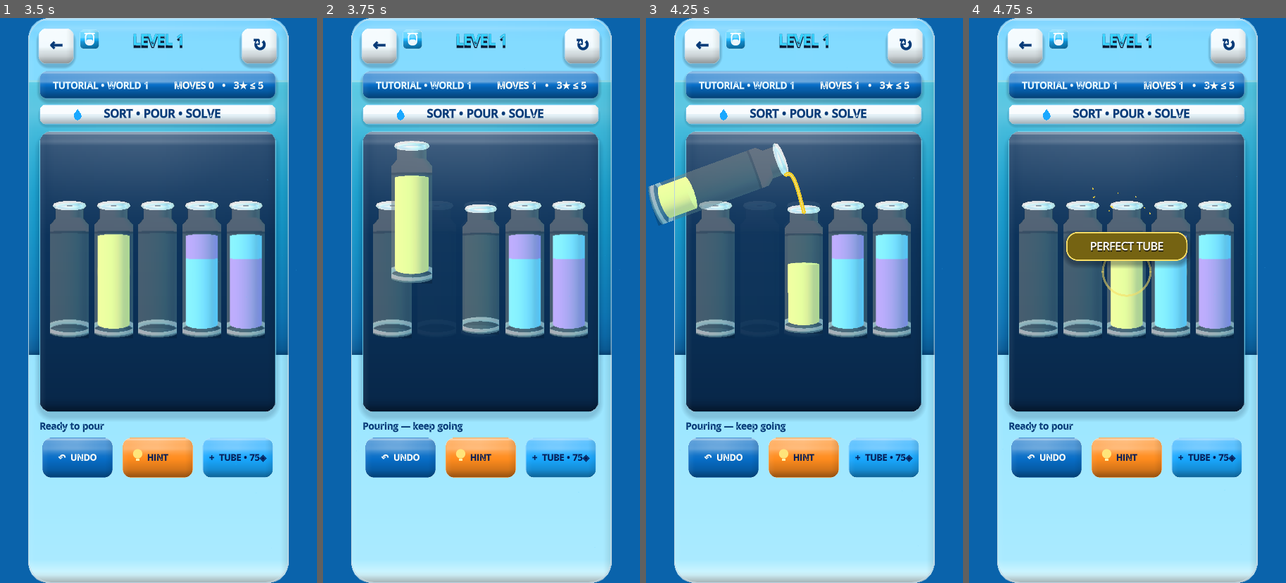
Above: before the commit, frames 1-4 (left to right).
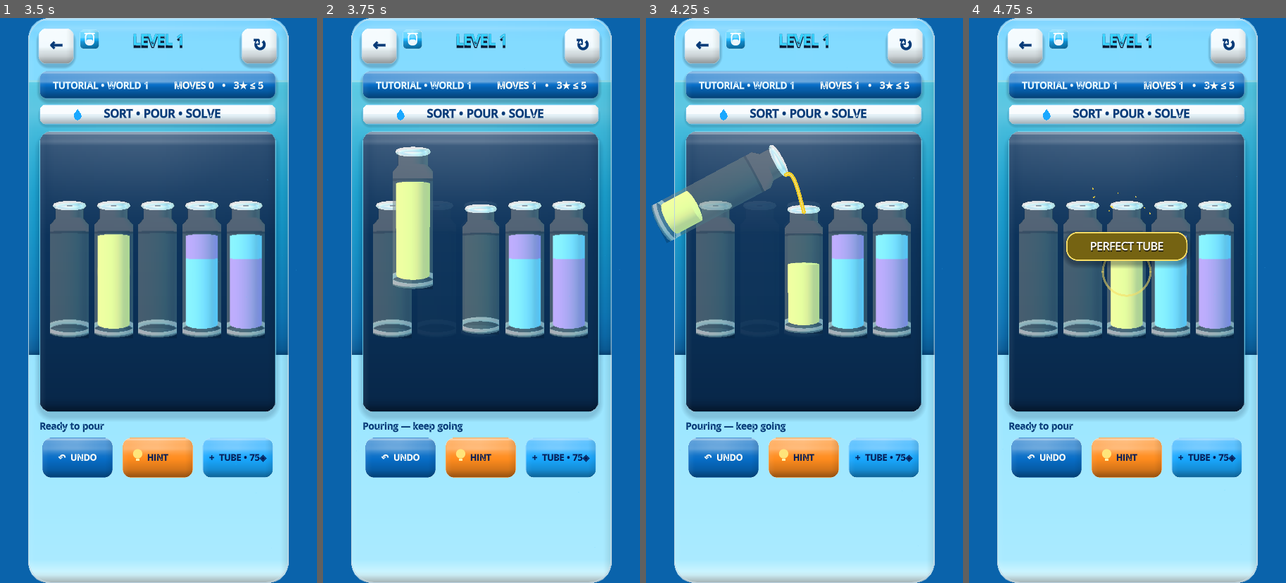
Above: after the commit, the same moments.

Repository: eghosa001/unjam
Game: Godot game, scene res://scenes/WaterSort.tscn
Two runs of this game, one before a commit and one after it. Both use one fixed random seed, a clock stepped at 60 frames per second and the inputs below. This scene is started directly instead of the project's main scene.
Inputs (mouse positions are in pixels of both pictures, inside the frame that each line leads up to):
- Up to frame 1 (3.5 s): click "←" at 0.5 s; click "↻" at 1.25 s; click (69, 272) at 2.02 s; click (114, 272) at 2.77 s
- Up to frame 2 (3.75 s): click (481, 272) at 3.52 s
- Up to frame 3 (4.25 s): no input
- Up to frame 4 (4.75 s): click (1171, 272) at 4.27 s

Frame 1 is identical in both runs. In frame 2, 1.0% of the frame differs, in the area x 21-35%, y 21-48%; in frame 3, 1.9%, in the area x 0-46%, y 22-40%; in frame 4, nothing differs.

Commit message:
polish: keep tilted Water bottle visually cohesive

Diff:
--- a/scripts/game/water_sort_reference_motion.gd
+++ b/scripts/game/water_sort_reference_motion.gd
@@ -330,7 +330,9 @@
 
 	var receiver_local := _receiver_rim_local(receiver)
 	var target_lip := _control_point(receiver, receiver_local)
-	var tilt_degrees := 34.0 if MotionSystem.reduced() else 70.0
+	# A slightly shallower premium tilt keeps the connected bottle silhouette
+	# readable while still giving the stream a clear downhill rim and visible arc.
+	var tilt_degrees := 32.0 if MotionSystem.reduced() else 62.0
 	var final_rotation := deg_to_rad(tilt_degrees * direction)
 	var source_local_at_pour := _source_rim_local(ghost, direction)
 	# Keep the pouring lip visibly above and to the source side of the receiving
